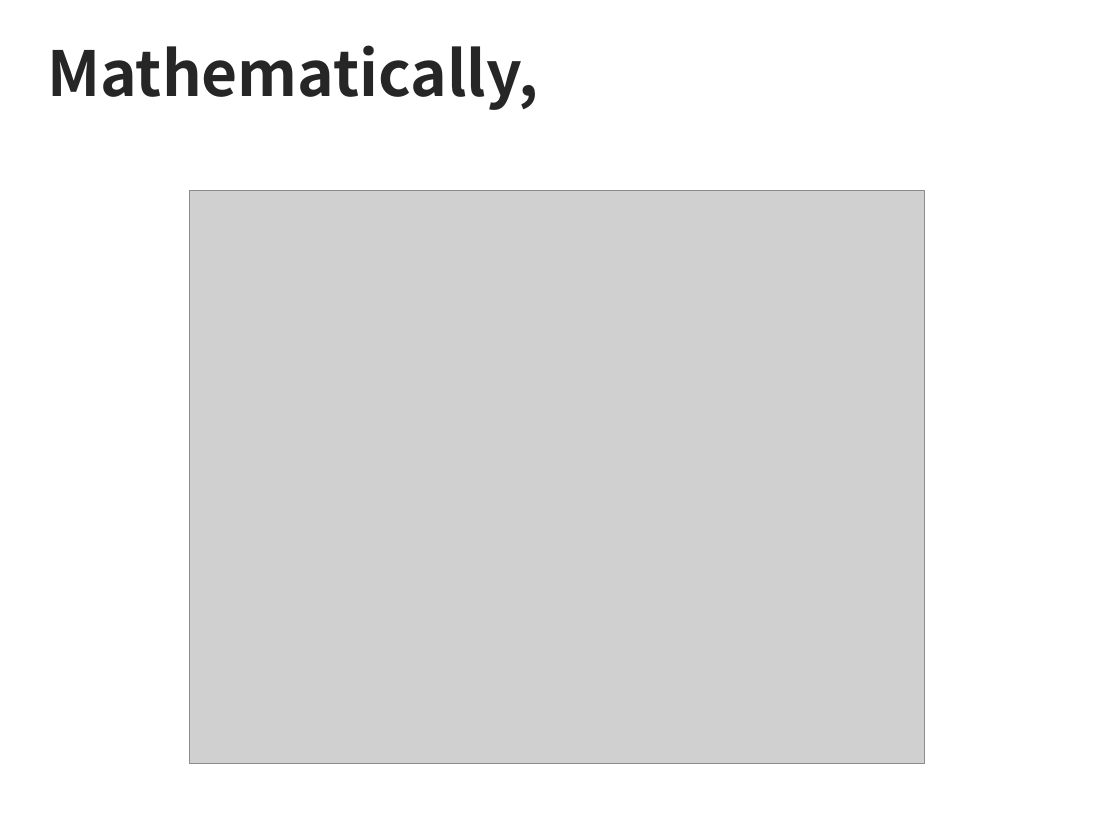
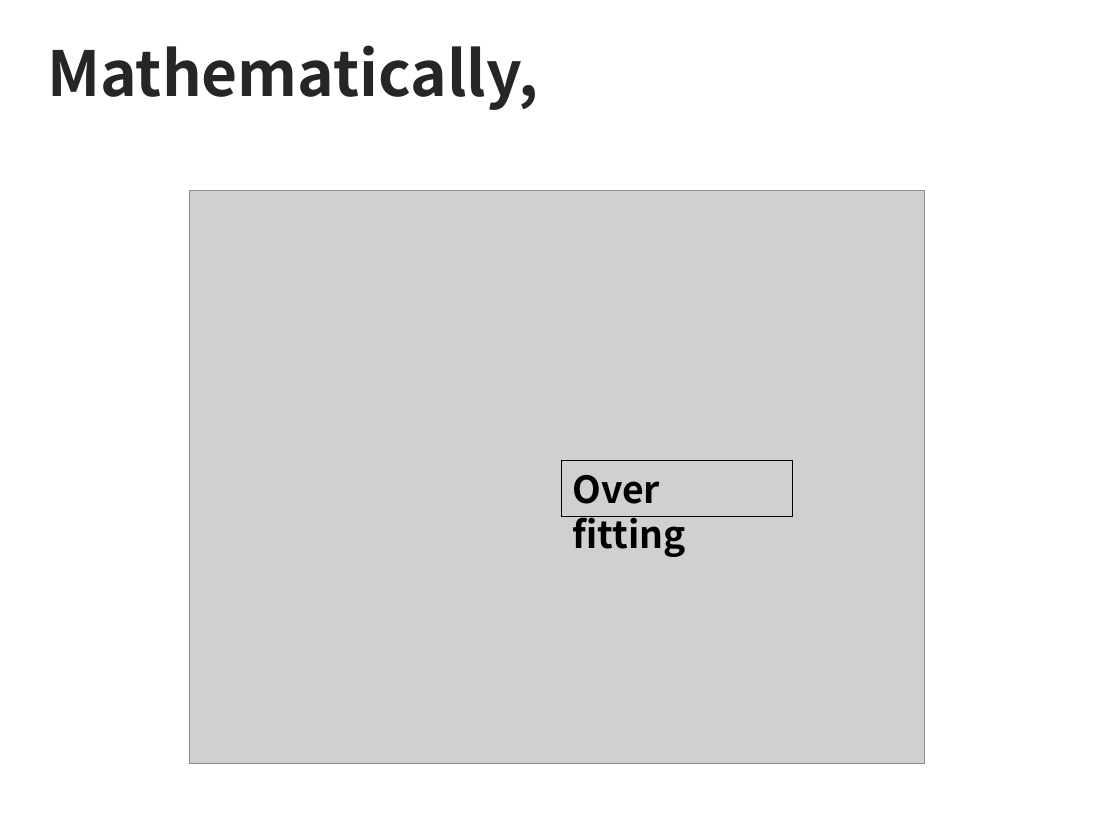
Before and after one commit to sjchoi86/dl_tutorials, a slide deck: slide 11 of presentations/Week2-1f Regulaziation.pptx. Drawn at 1120x840 pixels with LibreOffice and Linux fonts; fonts in the diff are those of the drawing; grey boxes stand for pictures. Boxes give left, top, right and bottom in pixels: in the first picture for what was removed or moved away, otherwise in the second. Text is boxed around its words. In the diff, an @@ line names an element or a change of style, - is before the commit and + after.

```diff
--- a/presentations/Week2-1f Regulaziation.pptx
+++ b/presentations/Week2-1f Regulaziation.pptx
@@ rectangle added at (561,460,793,516), outline #000000 0.75 pt, 24 pt, text #000000, bold @@
+Over fitting
```
Also in this commit, not shown: 5 other slides changed, 1 slide added, 1 slide removed.
